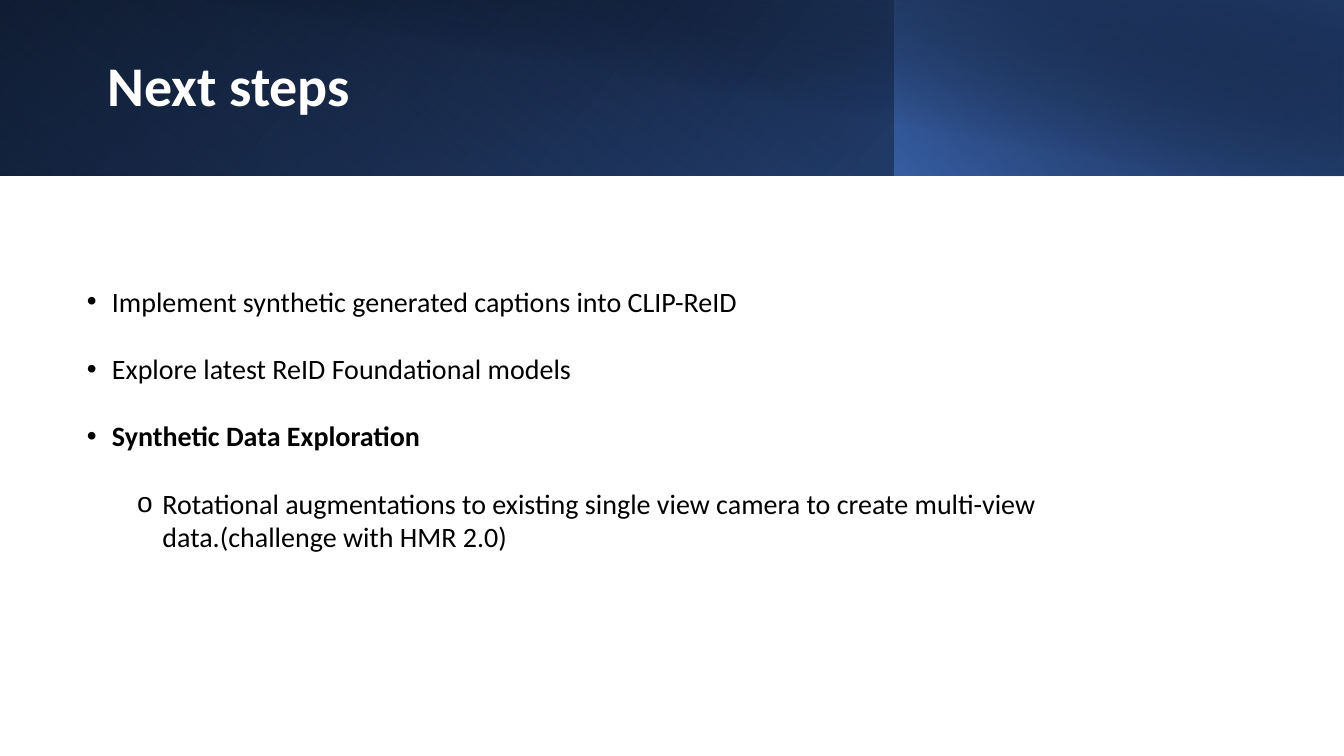
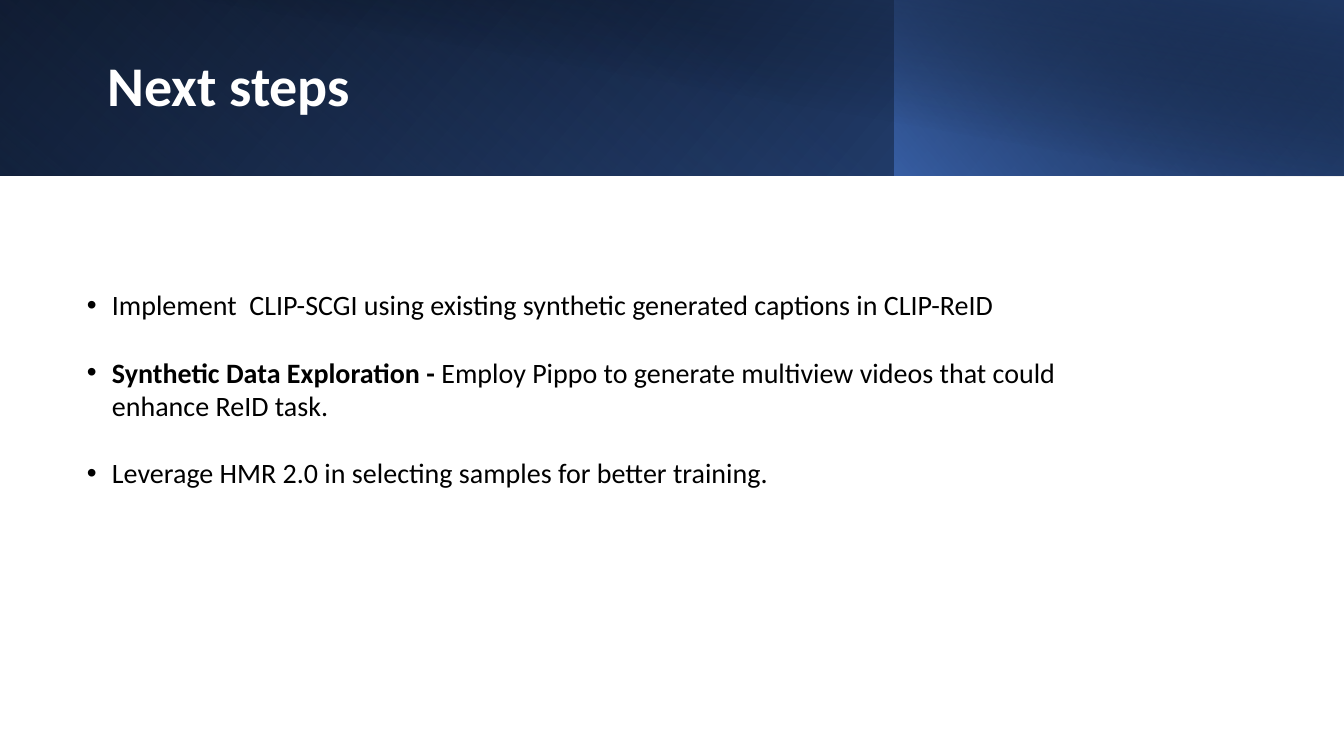
Before and after one commit to ManishGovind/transfer, a slide deck: slide 24 of Temp.pptx (slide 19 before the commit). Drawn at 1344x756 pixels with LibreOffice and Linux fonts; fonts in the diff are those of the drawing. Boxes give left, top, right and bottom in pixels: in the first picture for what was removed or moved away, otherwise in the second. Text is boxed around its words. In the diff, an @@ line names an element or a change of style, - is before the commit and + after.

```diff
--- a/Temp.pptx
+++ b/Temp.pptx
@@ text at (x1=112, y1=295, x2=1055, y2=488): text changed @@
-• Implement synthetic generated captions into CLIP-ReID
-• Explore latest ReID Foundational models
-• Synthetic Data Exploration
-  o Rotational augmentations to existing single view camera to create multi-view data.(challenge with HMR 2.0)
+• Implement CLIP-SCGI using existing synthetic generated captions in CLIP-ReID
+• Synthetic Data Exploration - Employ Pippo to generate multiview videos that could enhance ReID task.
+• Leverage HMR 2.0 in selecting samples for better training.
```
Also in this commit, not shown: 8 other slides changed, 6 slides added, 1 slide removed.
